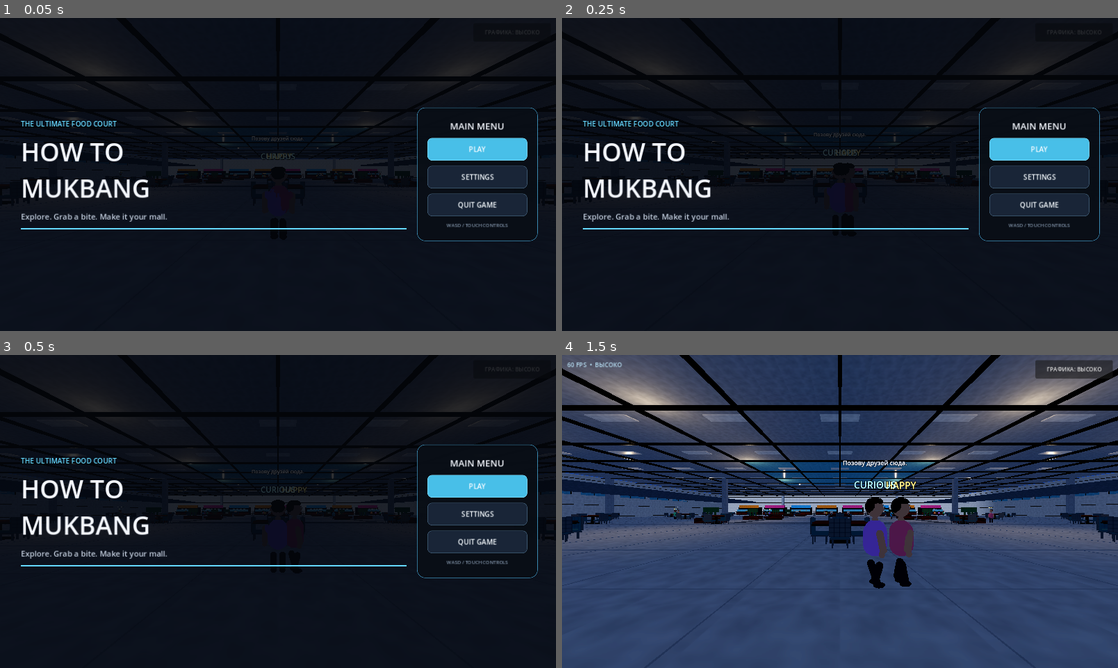
Above: before the commit, frames 1-4 (two rows, left to right).
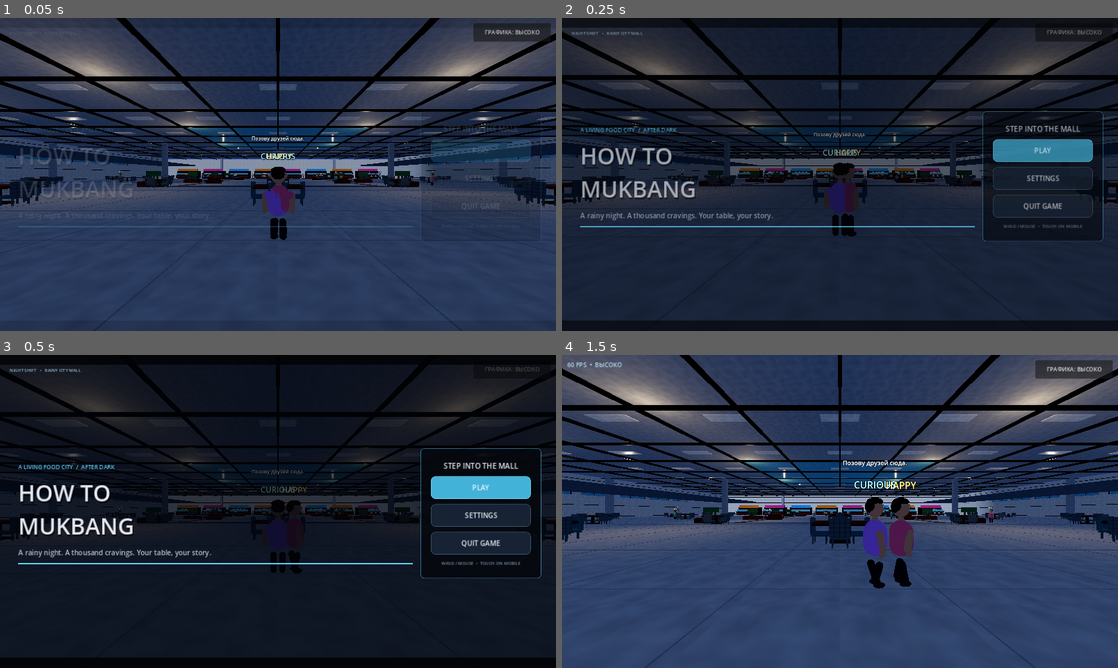
Above: after the commit, the same moments.

Repository: gggevego15-ui/How-to-MUKBANG
Game: Godot game, scene res://scenes/main.tscn
Same seed, same stepped clock (60 frames per second), same inputs: the game is played once before the commit and once after it.
Inputs (mouse positions are in pixels of both pictures, inside the frame that each line leads up to):
- Up to frame 1 (0.05 s): no input
- Up to frame 2 (0.25 s): no input
- Up to frame 3 (0.5 s): no input
- Up to frame 4 (1.5 s): click "PLAY" at 0.5 s; tap Enter at 1.25 s; move the mouse to (867, 511) at 1.27 s; hold Up (ui_up) from 1.28 s (still down); hold E from 1.28 s (still down)

The runs differ from the first frame. In frame 1, 88% of the frame differs, in the area x 0-100%, y 0-100%; in frame 2, 60%; in frame 3, 5.3%; in frame 4, nothing differs.

Commit message:
Create a more cinematic main menu

Diff:
--- a/scripts/mall.gd
+++ b/scripts/mall.gd
@@ -795,22 +795,22 @@
 	var backdrop := ColorRect.new()
 	backdrop.name = "Backdrop"
 	backdrop.set_anchors_and_offsets_preset(Control.PRESET_FULL_RECT)
-	backdrop.color = Color(0.015, 0.025, 0.045, 0.82)
+	backdrop.color = Color(0.008, 0.014, 0.028, 0.76)
 	backdrop.mouse_filter = Control.MOUSE_FILTER_STOP
 	_main_menu_root.add_child(backdrop)
 
 	var layout := HBoxContainer.new()
 	layout.name = "MenuLayout"
 	layout.set_anchors_and_offsets_preset(Control.PRESET_FULL_RECT)
-	layout.add_theme_constant_override("separation", 24)
+	layout.add_theme_constant_override("separation", 18)
 	_main_menu_root.add_child(layout)
 
 	var left_margin := MarginContainer.new()
 	left_margin.size_flags_horizontal = Control.SIZE_EXPAND_FILL
 	left_margin.size_flags_vertical = Control.SIZE_EXPAND_FILL
-	left_margin.add_theme_constant_override("margin_left", 48)
-	left_margin.add_theme_constant_override("margin_top", 30)
-	left_margin.add_theme_constant_override("margin_bottom", 30)
+	left_margin.add_theme_constant_override("margin_left", 42)
+	left_margin.add_theme_constant_override("margin_top", 48)
+	left_margin.add_theme_constant_override("margin_bottom", 38)
 	layout.add_child(left_margin)
 
 	var intro := VBoxContainer.new()
@@ -819,44 +819,47 @@
 	left_margin.add_child(intro)
 
 	var eyebrow := Label.new()
-	eyebrow.text = "THE ULTIMATE FOOD COURT"
-	eyebrow.add_theme_font_size_override("font_size", 16)
+	eyebrow.text = "A LIVING FOOD CITY  /  AFTER DARK"
+	eyebrow.add_theme_font_size_override("font_size", 13)
 	eyebrow.add_theme_color_override("font_color", Color("65d9ff"))
 	intro.add_child(eyebrow)
 
 	var title := Label.new()
 	title.text = "HOW TO\nMUKBANG"
-	title.add_theme_font_size_override("font_size", 58)
+	title.add_theme_font_size_override("font_size", 52)
+	title.add_theme_constant_override("shadow_offset_x", 2)
+	title.add_theme_constant_override("shadow_offset_y", 4)
+	title.add_theme_color_override("font_shadow_color", Color(0.0, 0.0, 0.0, 0.72))
 	title.add_theme_color_override("font_color", Color("f5f8ff"))
 	intro.add_child(title)
 
 	var subtitle := Label.new()
-	subtitle.text = "Explore. Grab a bite. Make it your mall."
+	subtitle.text = "A rainy night. A thousand cravings. Your table, your story."
 	subtitle.autowrap_mode = TextServer.AUTOWRAP_WORD_SMART
-	subtitle.add_theme_font_size_override("font_size", 18)
+	subtitle.add_theme_font_size_override("font_size", 16)
 	subtitle.add_theme_color_override("font_color", Color("c1ccdc"))
 	intro.add_child(subtitle)
 
 	var accent := ColorRect.new()
-	accent.custom_minimum_size = Vector2(112, 4)
+	accent.custom_minimum_size = Vector2(148, 3)
 	accent.color = Color("65d9ff")
 	intro.add_child(accent)
 
 	var menu_margin := MarginContainer.new()
-	menu_margin.custom_minimum_size = Vector2(310, 0)
+	menu_margin.custom_minimum_size = Vector2(292, 0)
 	menu_margin.size_flags_vertical = Control.SIZE_EXPAND_FILL
-	menu_margin.add_theme_constant_override("margin_right", 42)
-	menu_margin.add_theme_constant_override("margin_top", 42)
-	menu_margin.add_theme_constant_override("margin_bottom", 42)
+	menu_margin.add_theme_constant_override("margin_right", 34)
+	menu_margin.add_theme_constant_override("margin_top", 46)
+	menu_margin.add_theme_constant_override("margin_bottom", 36)
 	layout.add_child(menu_margin)
 
 	var menu_card := PanelContainer.new()
 	menu_card.size_flags_vertical = Control.SIZE_SHRINK_CENTER
 	var card_style := StyleBoxFlat.new()
-	card_style.bg_color = Color(0.035, 0.055, 0.085, 0.94)
-	card_style.border_color = Color(0.30, 0.72, 0.92, 0.8)
+	card_style.bg_color = Color(0.018, 0.032, 0.052, 0.94)
+	card_style.border_color = Color(0.36, 0.82, 1.0, 0.65)
 	card_style.set_border_width_all(1)
-	card_style.set_corner_radius_all(18)
+	card_style.set_corner_radius_all(8)
 	card_style.content_margin_left = 24
 	card_style.content_margin_right = 24
 	card_style.content_margin_top = 28
@@ -869,9 +872,9 @@
 	menu_card.add_child(menu_buttons)
 
 	var menu_heading := Label.new()
-	menu_heading.text = "MAIN MENU"
+	menu_heading.text = "STEP INTO THE MALL"
 	menu_heading.horizontal_alignment = HORIZONTAL_ALIGNMENT_CENTER
-	menu_heading.add_theme_font_size_override("font_size", 21)
+	menu_heading.add_theme_font_size_override("font_size", 17)
 	menu_heading.add_theme_color_override("font_color", Color("f5f8ff"))
 	menu_buttons.add_child(menu_heading)
 
@@ -890,11 +893,57 @@
 	)
 
 	var footer := Label.new()
-	footer.text = "WASD / TOUCH CONTROLS"
+	footer.text = "WASD / MOUSE  •  TOUCH ON MOBILE"
 	footer.horizontal_alignment = HORIZONTAL_ALIGNMENT_CENTER
-	footer.add_theme_font_size_override("font_size", 11)
+	footer.add_theme_font_size_override("font_size", 10)
 	footer.add_theme_color_override("font_color", Color("8294aa"))
 	menu_buttons.add_child(footer)
+
+	# Cinematic letterbox bars and in-world title cards frame the live mall scene.
+	var top_bar := ColorRect.new()
+	top_bar.name = "CinematicTopBar"
+	top_bar.anchor_right = 1.0
+	top_bar.offset_bottom = 22.0
+	top_bar.color = Color(0.005, 0.008, 0.014, 0.88)
+	top_bar.mouse_filter = Control.MOUSE_FILTER_IGNORE
+	_main_menu_root.add_child(top_bar)
+
+	var bottom_bar := ColorRect.new()
+	bottom_bar.name = "CinematicBottomBar"
+	bottom_bar.anchor_top = 1.0
+	bottom_bar.anchor_right = 1.0
+	bottom_bar.offset_top = -24.0
+	bottom_bar.color = Color(0.005, 0.008, 0.014, 0.9)
+	bottom_bar.mouse_filter = Control.MOUSE_FILTER_IGNORE
+	_main_menu_root.add_child(bottom_bar)
+
+	var scene_stamp := Label.new()
+	scene_stamp.name = "SceneStamp"
+	scene_stamp.text = "NIGHT SHIFT   •   RAINY CITY MALL"
+	scene_stamp.position = Vector2(22, 27)
+	scene_stamp.add_theme_font_size_override("font_size", 10)
+	scene_stamp.add_theme_color_override("font_color", Color(0.68, 0.84, 0.95, 0.9))
+	scene_stamp.mouse_filter = Control.MOUSE_FILTER_IGNORE
+	_main_menu_root.add_child(scene_stamp)
+
+	var build_stamp := Label.new()
+	build_stamp.name = "BuildStamp"
+	build_stamp.text = "EARLY ACCESS  /  0.2.0"
+	build_stamp.anchor_left = 1.0
+	build_stamp.anchor_right = 1.0
+	build_stamp.offset_left = -210.0
+	build_stamp.offset_right = -22.0
+	build_stamp.offset_top = -20.0
+	build_stamp.offset_bottom = -3.0
+	build_stamp.horizontal_alignment = HORIZONTAL_ALIGNMENT_RIGHT
+	build_stamp.add_theme_font_size_override("font_size", 10)
+	build_stamp.add_theme_color_override("font_color", Color(0.55, 0.68, 0.78, 0.88))
+	build_stamp.mouse_filter = Control.MOUSE_FILTER_IGNORE
+	_main_menu_root.add_child(build_stamp)
+
+	var intro_tween := create_tween()
+	_main_menu_root.modulate.a = 0.0
+	intro_tween.tween_property(_main_menu_root, "modulate:a", 1.0, 0.85).set_trans(Tween.TRANS_CUBIC).set_ease(Tween.EASE_OUT)
 
 	_build_settings_panel(menu_buttons)
 	Input.mouse_mode = Input.MOUSE_MODE_VISIBLE
